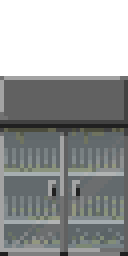
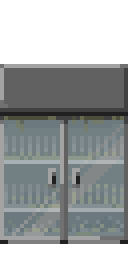
Comparing the layer stacks of the two 128 × 256 images. Changes:
added layer "Pasted Layer" above "dirt" over [0, 64, 128, 244]
hid "dirt" over [4, 128, 124, 144]
hid "fridge" over [0, 76, 128, 256]
hid "glass" over [0, 132, 128, 252]
hid "shelves" over [4, 128, 128, 248]
hid "shadow" over [8, 252, 124, 256]
